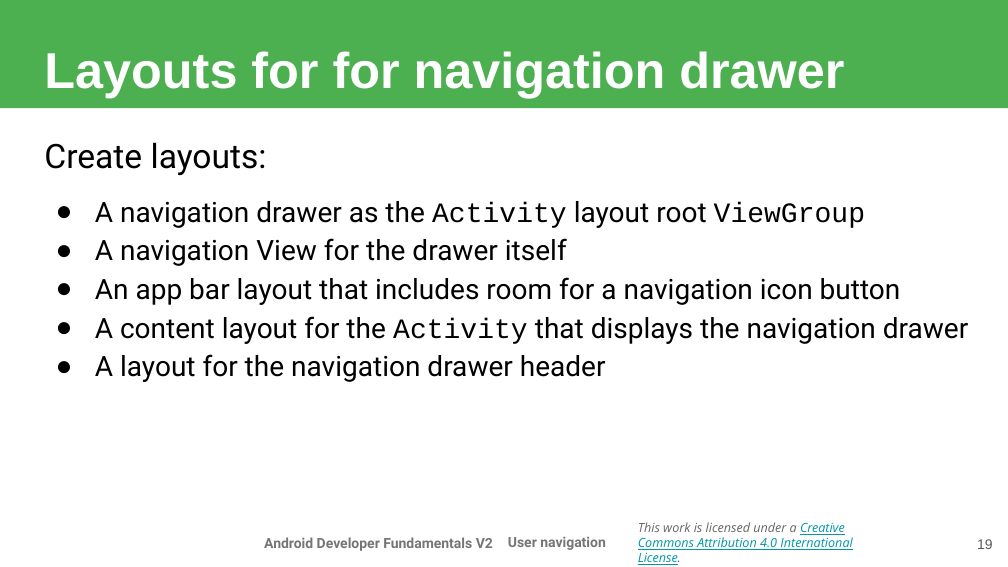
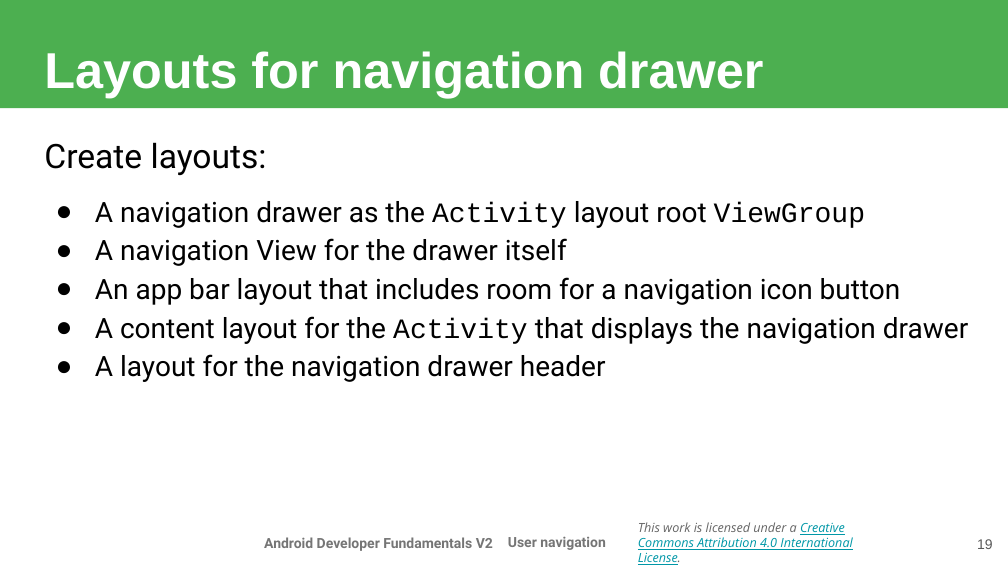
Before and after one commit to walkman617/IMD, a slide deck: slide 19 of Presentation/Android Developer Fundamentals/Unit2/04.4 User navigation.pptx. Drawn at 1008x567 pixels with LibreOffice and Linux fonts; fonts in the diff are those of the drawing; background and template pictures are left out. Boxes give left, top, right and bottom in pixels: in the first picture for what was removed or moved away, otherwise in the second. Text is boxed around its words. In the diff, an @@ line names an element or a change of style, - is before the commit and + after.

```diff
--- a/Presentation/Android Developer Fundamentals/Unit2/04.4 User navigation.pptx
+++ b/Presentation/Android Developer Fundamentals/Unit2/04.4 User navigation.pptx
@@ title at (44,51,763,98): text changed @@
-Layouts for for navigation drawer
+Layouts for navigation drawer
```
Also in this commit, not shown: 1 other file.
